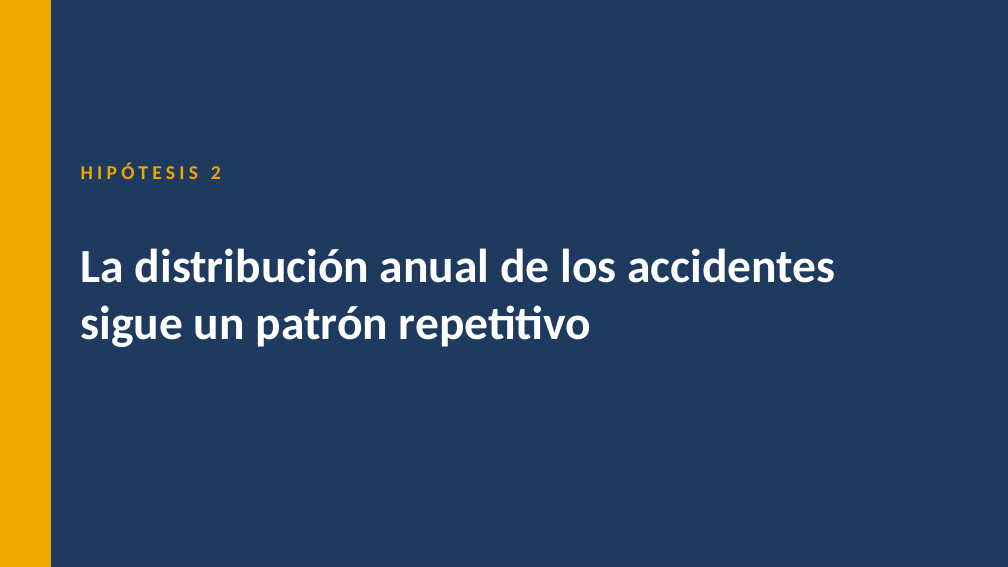
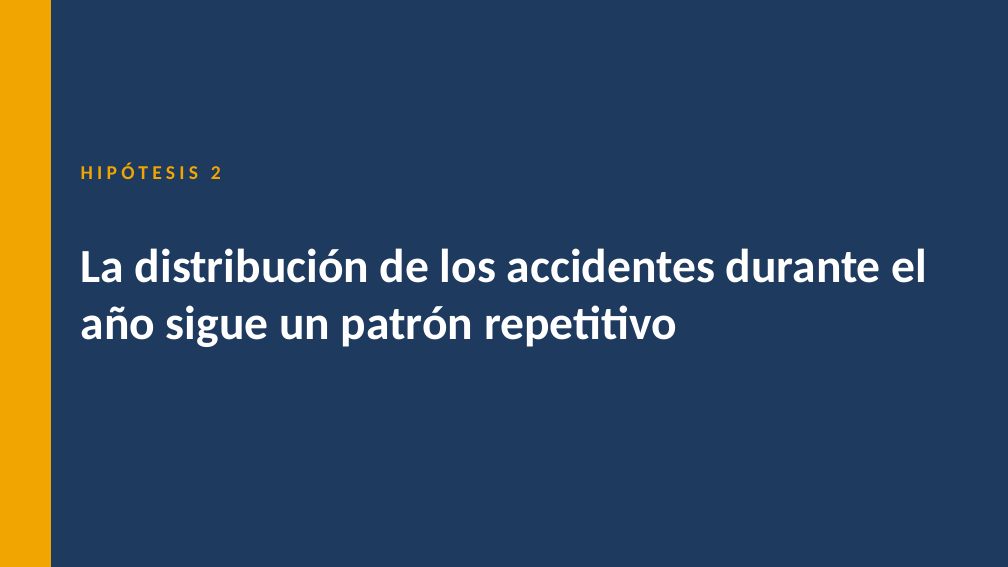
Before and after one commit to ianu717/EDA, a slide deck: slide 9 of accidentes_trafico_UK.odp. Drawn at 1008x567 pixels with LibreOffice and Linux fonts; fonts in the diff are those of the drawing. Boxes give left, top, right and bottom in pixels: in the first picture for what was removed or moved away, otherwise in the second. Text is boxed around its words. In the diff, an @@ line names an element or a change of style, - is before the commit and + after.

```diff
--- a/accidentes_trafico_UK.odp
+++ b/accidentes_trafico_UK.odp
@@ text at [81, 248, 928, 347]: text changed @@
-La distribución anual de los accidentes
-sigue un patrón repetitivo
+La distribución de los accidentes durante el año sigue un patrón repetitivo
```
Also in this commit, not shown: 1 other slide changed.
